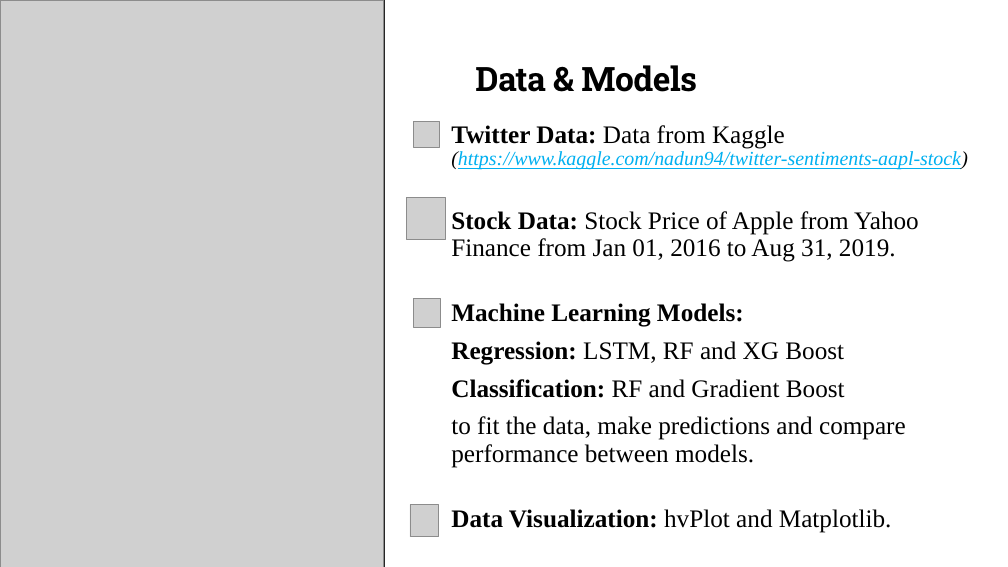
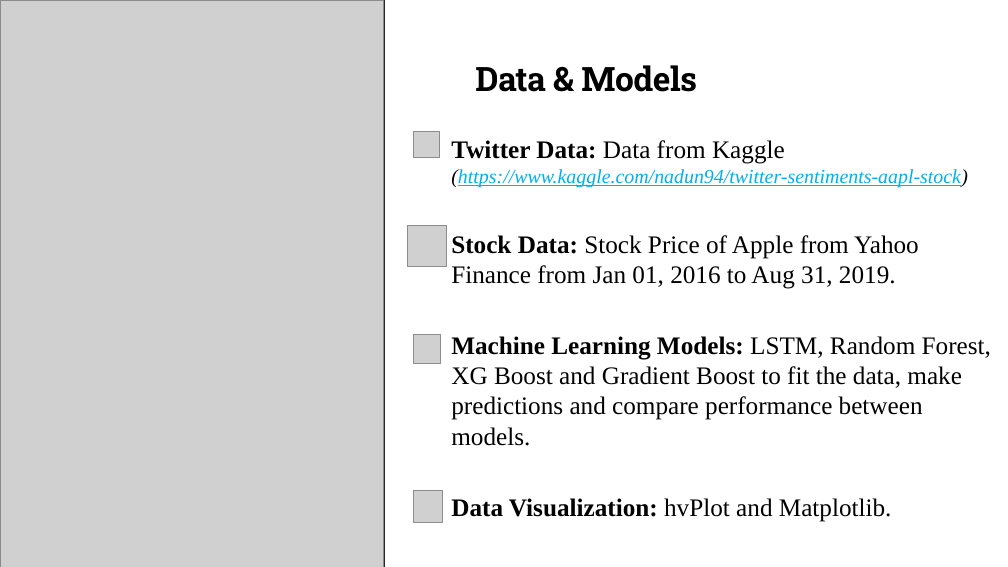
Before and after one commit to you915/Sentiment-Analysis-of-Twitter-Data-for-predicting-Apple-stock-price, a slide deck: slide 3 of Project 2 - Group 4.pptx. Drawn at 1008x567 pixels with LibreOffice and Linux fonts; fonts in the diff are those of the drawing; grey boxes stand for pictures. Boxes give left, top, right and bottom in pixels: in the first picture for what was removed or moved away, otherwise in the second. Text is boxed around its words. In the diff, an @@ line names an element or a change of style, - is before the commit and + after.

```diff
--- a/Project 2 - Group 4.pptx
+++ b/Project 2 - Group 4.pptx
@@ picture moved from (x1=414, y1=121, x2=439, y2=147) to (x1=414, y1=132, x2=439, y2=157) @@
@@ text at (x1=451, y1=140, x2=968, y2=522): line spacing 0.9 to 1 @@
@@ picture moved from (x1=406, y1=198, x2=445, y2=240) to (x1=408, y1=225, x2=446, y2=267) @@
@@ picture moved from (x1=414, y1=299, x2=440, y2=328) to (x1=414, y1=335, x2=440, y2=364) @@
@@ text at (x1=451, y1=336, x2=991, y2=446): text changed @@
-Machine Learning Models:
-Regression: LSTM, RF and XG Boost
-Classification: RF and Gradient Boost
-to fit the data, make predictions and compare performance between models.
+Machine Learning Models: LSTM, Random Forest, XG Boost and Gradient Boost to fit the data, make predictions and compare performance between models.
@@ picture moved from (x1=410, y1=505, x2=439, y2=538) to (x1=414, y1=491, x2=442, y2=523) @@
```
Also in this commit, not shown: 2 other slides changed, 5 other files.
